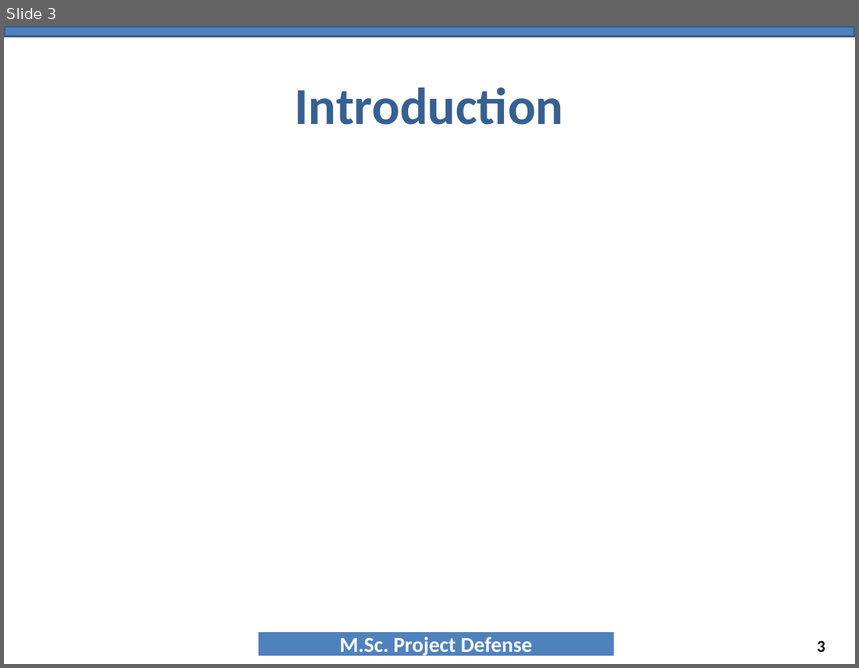
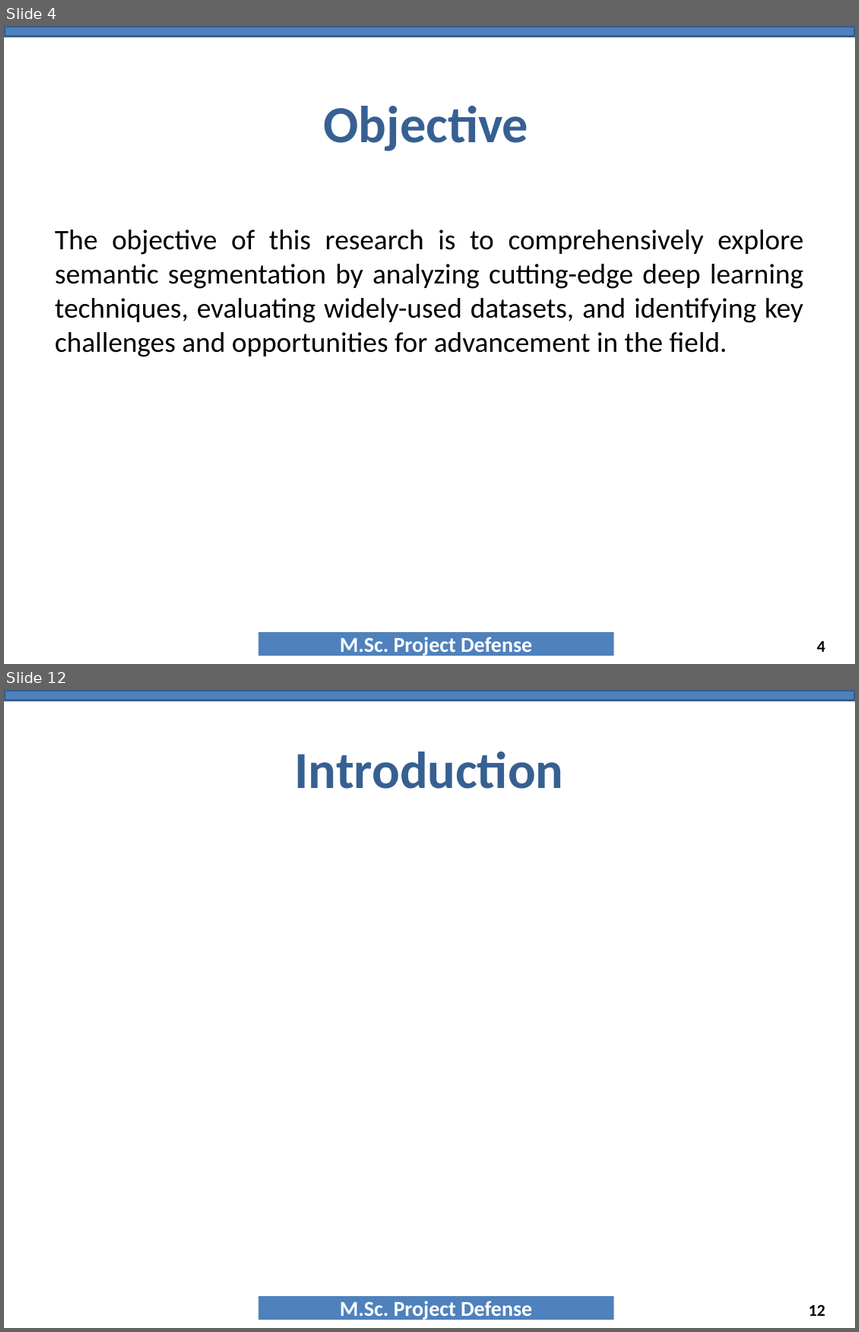
Before and after one commit to NAYANCSE27/msc-project, a slide deck: 9_PresentationTemplate_MscProject_CSE-057443.ppt. Shown one above the other, each under a label of ours: slide 3 before the commit, slides 4 and 12 after it; the slides between them are not shown. The pictures are 859x668 and 859x1332 pixels, drawn with LibreOffice and Linux fonts; fonts in the diff are those of the drawing; background and template pictures are left out. Boxes give left, top, right and bottom in pixels: in the first picture for what was removed or moved away, otherwise in the second. Text is boxed around its words. In the diff, an @@ line names an element or a change of style, - is before the commit and + after.

```diff
--- a/9_PresentationTemplate_MscProject_CSE-057443.ppt
+++ b/9_PresentationTemplate_MscProject_CSE-057443.ppt
@@ slide 4 added at [4, 26, 855, 664], background #FFFFFF; not listed: 2 template elements that a slide beside it also shows @@
@@ title added at [324, 106, 529, 151], 44 pt, text #376092, bold @@
+Objective
@@ text added at [55, 230, 804, 357], 24 pt, text #000000 @@
+The objective of this research is to comprehensively explore semantic segmentation by analyzing cutting-edge deep learning techniques, evaluating widely-used datasets, and identifying key challenges and opportunities for advancement in the field.
@@ page number added at [817, 642, 826, 652], 14 pt, text #000000, bold @@
+4
@@ what was slide 3 is now slide 12 @@
@@ page number at [809, 1305, 826, 1316]: text changed @@
-3
+12
```
Also in this commit, not shown: 2 slides changed, 8 other slides added.
